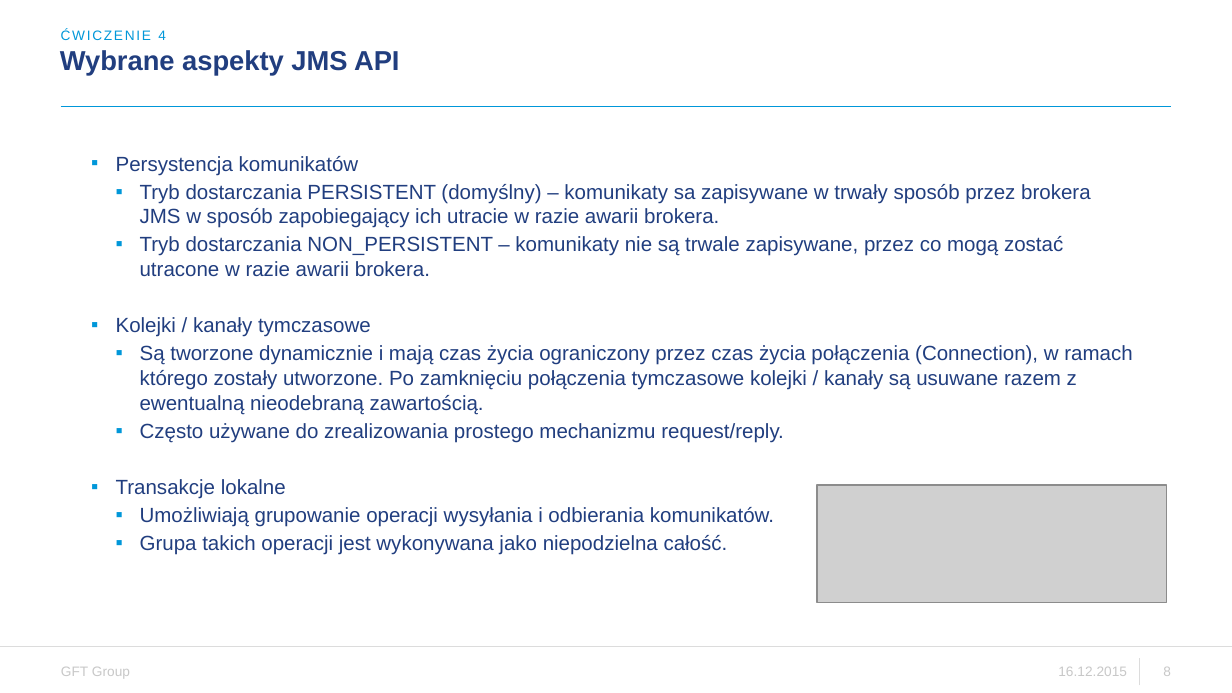
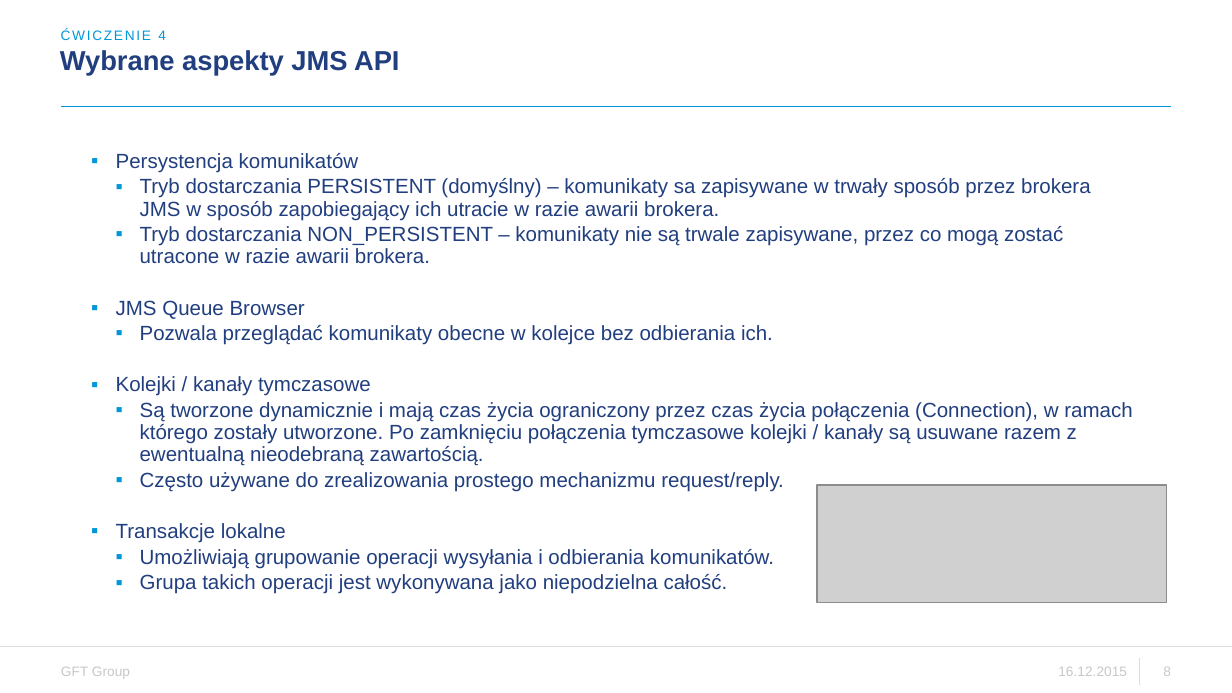
Before and after one commit to zenek24pl/exercise4, a slide deck: slide 8 of WDSR - ćwiczenie 4.pptx. Drawn at 1232x693 pixels with LibreOffice and Linux fonts; fonts in the diff are those of the drawing; grey boxes stand for pictures; background and template pictures are left out. Boxes give left, top, right and bottom in pixels: in the first picture for what was removed or moved away, otherwise in the second. Text is boxed around its words. In the diff, an @@ line names an element or a change of style, - is before the commit and + after.

```diff
--- a/WDSR - ćwiczenie 4.pptx
+++ b/WDSR - ćwiczenie 4.pptx
@@ text at (116, 153, 1132, 594): line spacing 1 to 0.9 @@
@@ text at (116, 300, 773, 345): paragraphs added @@
+  ▪ JMS Queue Browser
+    ▪ Pozwala przeglądać komunikaty obecne w kolejce bez odbierania ich.
```
Also in this commit, not shown: 1 other slide changed.
